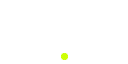
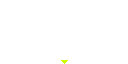
Before/after of a 128px x 64px layered artwork. What changed in the layer stack:
painted on "cursor.png" over [61, 53, 68, 64]
